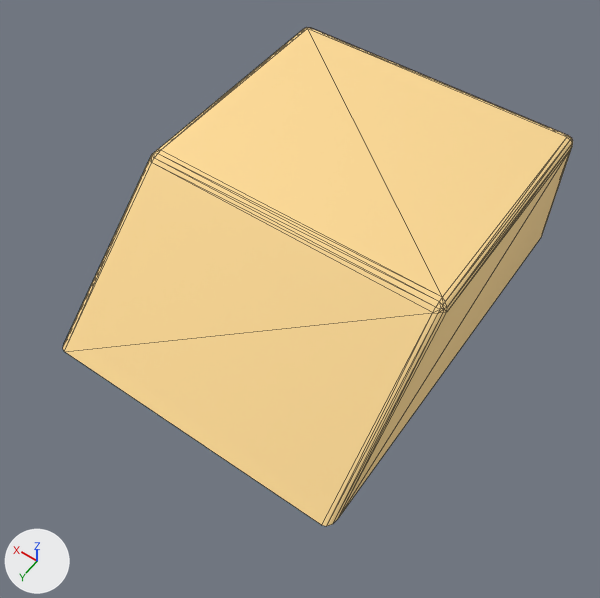
A saved change to the glTF model public/assets/card-reader.glb.
Rendered twice from a 50 mm camera at (-0.888, -0.3, 0.708) aimed at (-0.71, -0.549, 0.316). Lighting does not change. The marker at lower left points along +X, +Y and +Z. Mesh edges are drawn as thin lines. Vertices at the same position are counted once.

Names of what the first picture shows: 'card-reader'.
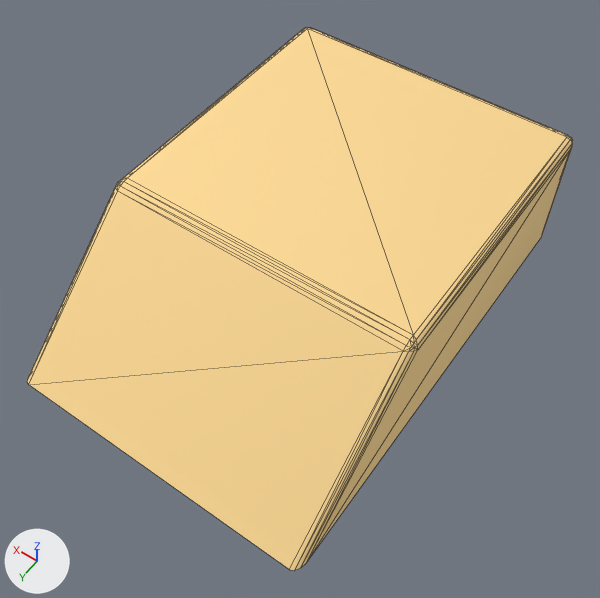
Changed parts and their boxes (x1, y1, x2, y2) in the pictures (600 x 598 px; the box of a moved part takes in the faces that stretch with it):
'card-reader', reshaped (7% wider, 9% taller): before (63, 27, 573, 526); after (27, 27, 573, 571)
part 1 of me_card_reader, moved or reshaped: before (63, 29, 554, 526); after (27, 29, 554, 571)

The change, as a diff of the scene's bpy script:
```diff
--- a/public/assets/card-reader.glb.py
+++ b/public/assets/card-reader.glb.py
@@ me_card_reader @@
 me_card_reader.from_pydata(...)  # 112 vertices, 206 faces; spans x -0.8..-0.6, y -0.715..-0.45, z 0.29..0.375
 # used by ob_card_reader; location = (0.0, 0.0, 0.0)
+# me_card_reader part 1: all 36 vertices in x -0.8..-0.6, y -0.555..-0.45, z 0.29..0.375 are moved by (0.0, 0.029, 0.0)
 me_card_reader.materials.append(mat_table)
```
